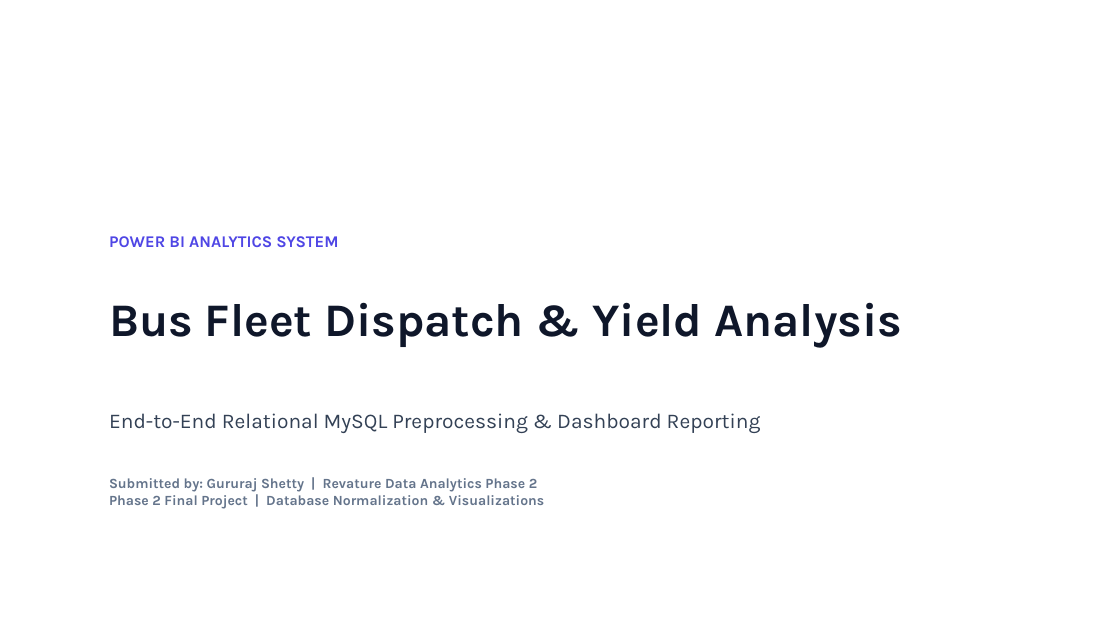
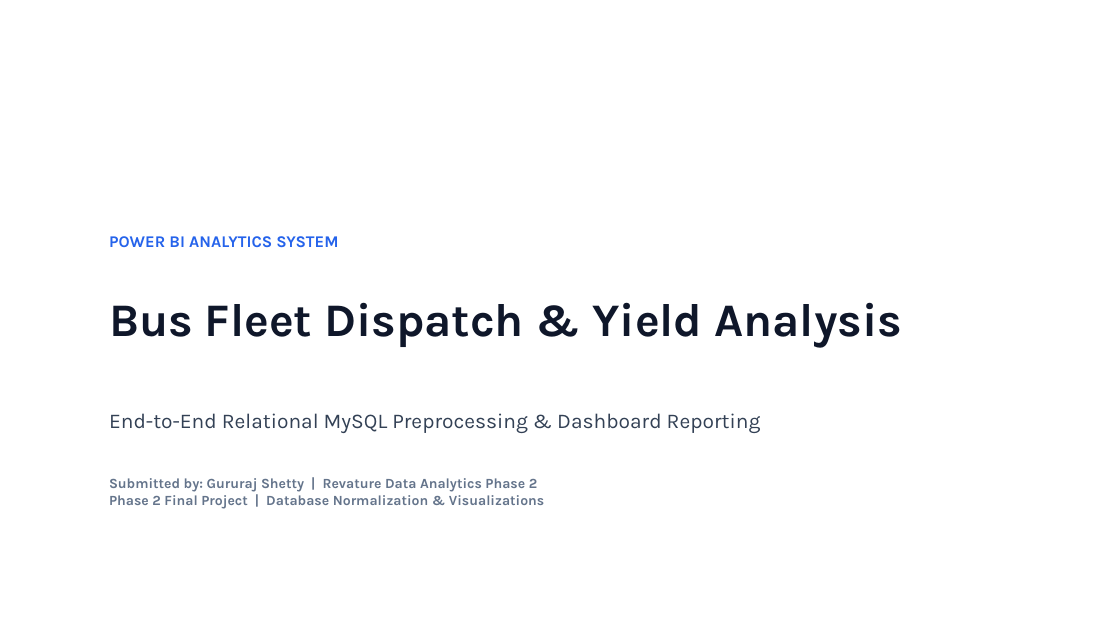
Before and after one commit to SHETYGURU/Revature-Bus-Booking-Analytical-System-, a slide deck: slide 1 of Bus Booking Analytics System (PowerBI)/documents/Bus_Booking_Analytics_PowerBI_light.pptx. Drawn at 1120x630 pixels with LibreOffice and Linux fonts; fonts in the diff are those of the drawing. Boxes give left, top, right and bottom in pixels: in the first picture for what was removed or moved away, otherwise in the second. Text is boxed around its words. In the diff, an @@ line names an element or a change of style, - is before the commit and + after.

```diff
--- a/Bus Booking Analytics System (PowerBI)/documents/Bus_Booking_Analytics_PowerBI_light.pptx
+++ b/Bus Booking Analytics System (PowerBI)/documents/Bus_Booking_Analytics_PowerBI_light.pptx
@@ text "POWER BI ANALYTICS SYSTEM" at box(109, 236, 338, 248): text colour #4F46E5 to #2563EB @@
```
Also in this commit, not shown: 10 other slides changed, 4 slides added, 2 slides removed.
